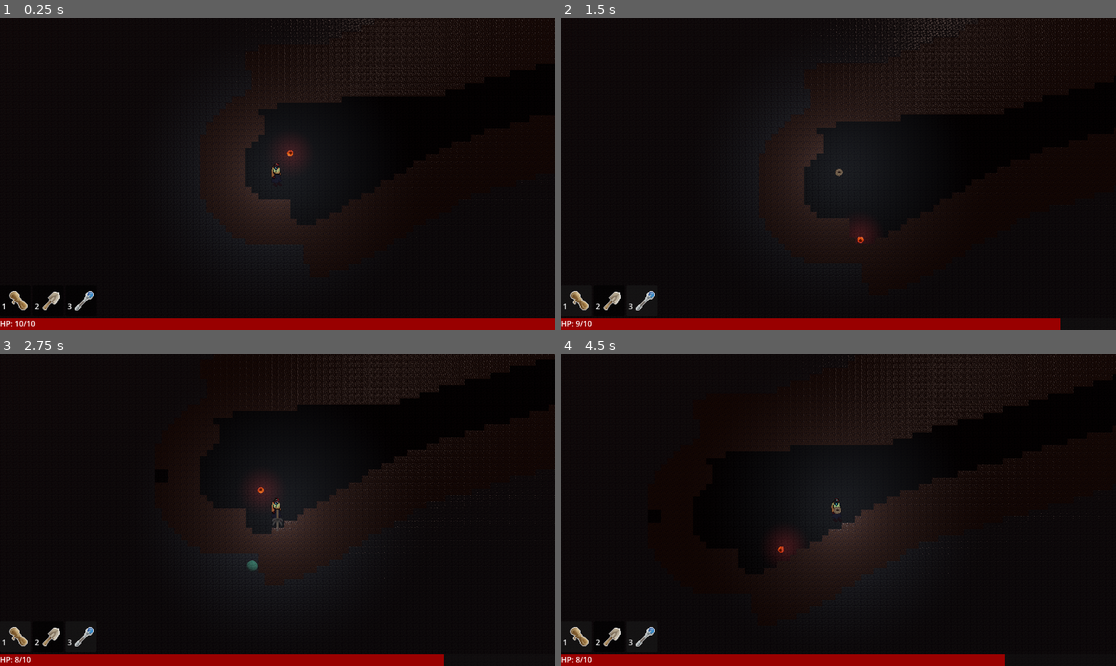
Above: before the commit, frames 1-4 (two rows, left to right).
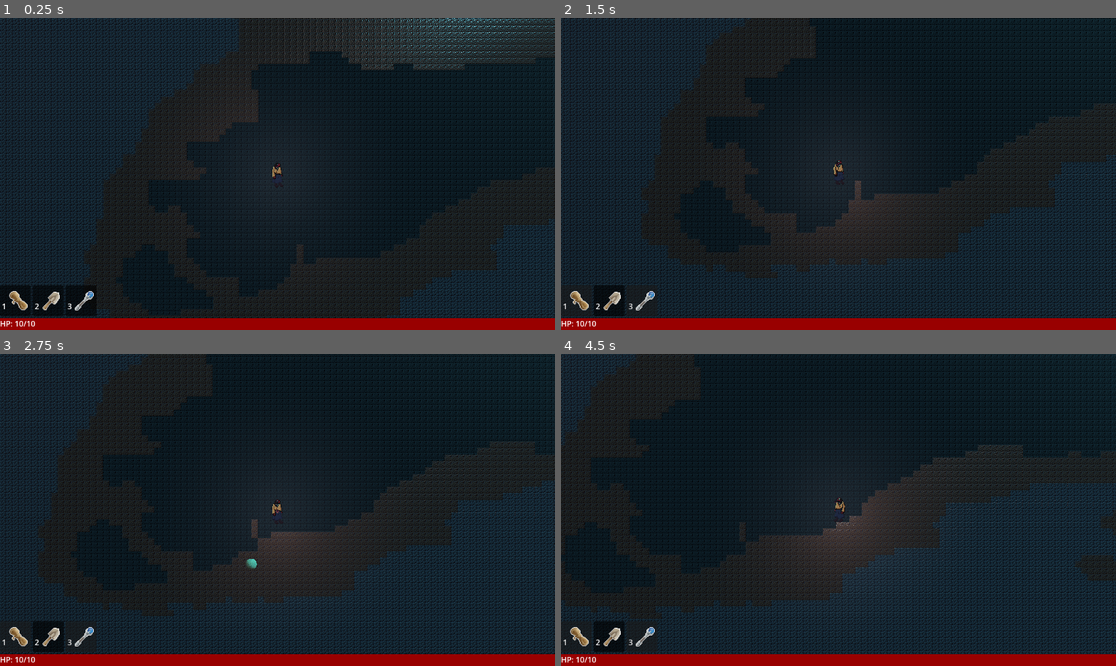
Above: after the commit, the same moments.

Repository: thesage1014/PJ2023-ave
Game: Godot game, scene res://scenes/GameWorld.tscn
The game is run twice, just before and just after one commit, with the same random seed, the same clock (stepped at 60 frames per second) and the same inputs.
Inputs (mouse positions are in pixels of both pictures, inside the frame that each line leads up to):
- Up to frame 1 (0.25 s): no input
- Up to frame 2 (1.5 s): click "2" at 0.5 s; tap Enter (ui_accept) at 1.25 s; move the mouse to (960, 158) at 1.27 s; hold Right (ui_right) from 1.28 s (still down); tap 1 (1) at 1.35 s; click (960, 158) at 1.42 s
- Up to frame 3 (2.75 s): tap Enter (ui_accept) at 1.52 s; tap 2 (2) at 1.55 s; release Right (ui_right) at 2 s; drag from (166, 525) to (249, 572) at 2.02 s
- Up to frame 4 (4.5 s): move the mouse to (894, 441) at 2.77 s; press the mouse at (894, 441) at 2.78 s; hold Right (ui_right) 2.78-3.5 s; tap 3 (3) at 2.85 s; release the mouse at (894, 441) at 3.5 s; drag from (810, 572) to (672, 463) at 3.52 s; move the mouse to (1005, 556) at 4.27 s; hold Left (ui_left) from 4.28 s (still down); tap 1 (1) at 4.35 s; click (1005, 556) at 4.42 s

The runs differ from the first frame. In frame 1, 53% of the frame differs, in the area x 0-100%, y 0-97%; in frame 2, 56%; in frame 3, 56%; in frame 4, 59%, in the area x 0-100%, y 0-100%.

Commit message:
world gen resizable

Diff:
--- /dev/null
+++ b/graphics/alpha.tres
@@ -0,0 +1,4 @@
+[gd_resource type="CanvasItemMaterial" format=3 uid="uid://bxnqbo2a5ctlt"]
+
+[resource]
+light_mode = 1
--- /dev/null
+++ b/graphics/default_vignette.tres
@@ -0,0 +1,6 @@
+[gd_resource type="Gradient" format=3 uid="uid://boxm721py81uu"]
+
+[resource]
+interpolation_mode = 2
+offsets = PackedFloat32Array(0.584416, 0.850649, 1)
+colors = PackedColorArray(0, 0, 0, 1, 0.840553, 0.840553, 0.840553, 1, 1, 1, 1, 1)
--- /dev/null
+++ b/graphics/jumbo_vignette.tres
@@ -0,0 +1,6 @@
+[gd_resource type="Gradient" format=3 uid="uid://ddrv3cx82eset"]
+
+[resource]
+interpolation_mode = 2
+offsets = PackedFloat32Array(0.837662, 0.928571, 1)
+colors = PackedColorArray(0, 0, 0, 1, 0.840553, 0.840553, 0.840553, 1, 1, 1, 1, 1)
--- a/graphics/noisebase.tres
+++ b/graphics/noisebase.tres
@@ -1,3 +1,13 @@
 [gd_resource type="FastNoiseLite" format=3 uid="uid://7ga8yhnc2kgd"]
 
 [resource]
+noise_type = 0
+frequency = 0.02
+fractal_type = 3
+fractal_ping_pong_strength = 0.74
+domain_warp_amplitude = 14.535
+domain_warp_frequency = 0.01
+domain_warp_fractal_type = 2
+domain_warp_fractal_octaves = 4
+domain_warp_fractal_lacunarity = 2.26
+domain_warp_fractal_gain = 1.055
--- a/scenes/Enemy.tscn
+++ b/scenes/Enemy.tscn
@@ -20,6 +20,7 @@
 radius = 15.0
 
 [node name="Enemy" type="RigidBody3D"]
+collision_layer = 0
 input_ray_pickable = false
 axis_lock_linear_z = true
 axis_lock_angular_x = true
--- a/scenes/GameWorld.tscn
+++ b/scenes/GameWorld.tscn
@@ -27,6 +27,18 @@
 radius = 2.0
 height = 4.0
 
+[sub_resource type="Gradient" id="Gradient_nb6t6"]
+interpolation_mode = 2
+offsets = PackedFloat32Array(0, 0.266234, 0.694805, 1)
+colors = PackedColorArray(0, 0, 0, 1, 0.347817, 0.347817, 0.347817, 1, 0.720467, 0.720468, 0.720467, 1, 1, 1, 1, 1)
+
+[sub_resource type="GradientTexture2D" id="GradientTexture2D_0jug6"]
+resource_local_to_scene = true
+gradient = SubResource("Gradient_nb6t6")
+fill = 1
+fill_from = Vector2(0.5, 0.5)
+fill_to = Vector2(1, 0.5)
+
 [sub_resource type="ProceduralSkyMaterial" id="ProceduralSkyMaterial_jgg6a"]
 sky_top_color = Color(0.172549, 0.0862745, 0.027451, 1)
 sky_horizon_color = Color(0.12549, 0.0588235, 0.0156863, 1)
@@ -84,6 +96,9 @@
 
 [node name="MapBuilder" parent="." instance=ExtResource("1_677ns")]
 
+[node name="centerOpener" parent="MapBuilder/SubViewport/Control" index="2"]
+texture = SubResource("GradientTexture2D_0jug6")
+
 [node name="Camera3D" type="Camera3D" parent="." node_paths=PackedStringArray("target")]
 transform = Transform3D(1, 0, 0, 0, 1, 0, 0, 0, 1, 0, 0.32, 32)
 current = true
@@ -164,13 +179,13 @@
 text = "You're doing great"
 
 [node name="Preview" type="TextureRect" parent="UI/VBoxContainer/HBoxContainer"]
-visible = false
 show_behind_parent = true
 top_level = true
 custom_minimum_size = Vector2(250, 250)
 layout_mode = 2
 texture = SubResource("CanvasTexture_tt7rd")
 expand_mode = 1
+flip_v = true
 
 [node name="Buttons" type="GridContainer" parent="UI/VBoxContainer"]
 layout_mode = 2
--- a/scenes/Grappler.tscn
+++ b/scenes/Grappler.tscn
@@ -1,26 +1,24 @@
-[gd_scene load_steps=9 format=3 uid="uid://sbxbmaqarint"]
+[gd_scene load_steps=8 format=3 uid="uid://sbxbmaqarint"]
 
-[ext_resource type="Texture2D" uid="uid://cjhilssr8kdps" path="res://graphics/grappler.png" id="1_0en02"]
 [ext_resource type="Script" path="res://scripts/Grappler.gd" id="1_31wm0"]
-[ext_resource type="Texture2D" uid="uid://d17vc23awh0ja" path="res://graphics/rope.png" id="3_jysey"]
+[ext_resource type="Texture2D" uid="uid://d4gn05e3g7cjn" path="res://graphics/tongue_tip.png" id="2_om5tt"]
 
 [sub_resource type="StandardMaterial3D" id="StandardMaterial3D_7wkkd"]
 transparency = 1
-albedo_texture = ExtResource("1_0en02")
+albedo_texture = ExtResource("2_om5tt")
 
 [sub_resource type="QuadMesh" id="QuadMesh_6sskv"]
 material = SubResource("StandardMaterial3D_7wkkd")
-size = Vector2(2, 2)
 
 [sub_resource type="CylinderShape3D" id="CylinderShape3D_dnvqg"]
-height = 1.0
-radius = 0.83714
+height = 1.395
+radius = 0.537
 
-[sub_resource type="StandardMaterial3D" id="StandardMaterial3D_ex6ge"]
-albedo_texture = ExtResource("3_jysey")
+[sub_resource type="StandardMaterial3D" id="StandardMaterial3D_xgllu"]
+albedo_color = Color(0.270588, 0.105882, 0.113725, 1)
 
 [sub_resource type="QuadMesh" id="QuadMesh_dxdrv"]
-material = SubResource("StandardMaterial3D_ex6ge")
+material = SubResource("StandardMaterial3D_xgllu")
 size = Vector2(0.3, 1)
 
 [node name="Grappler" type="RigidBody3D"]
@@ -37,15 +35,15 @@
 script = ExtResource("1_31wm0")
 
 [node name="Mesh" type="MeshInstance3D" parent="."]
-transform = Transform3D(1, 0, 0, 0, 1, 0, 0, 0, 1, 0, 0.815269, 1.43068)
+transform = Transform3D(0.600554, 0, 0, 0, 0.607223, 0, 0, 0, 1, 0, 0, 0.5)
 mesh = SubResource("QuadMesh_6sskv")
 
 [node name="CollisionShape3D" type="CollisionShape3D" parent="."]
-transform = Transform3D(1, 0, 0, 0, -4.37114e-08, -1, 0, 1, -4.37114e-08, -0.0132301, 1.13091, 0)
+transform = Transform3D(1, 0, 0, 0, -4.37114e-08, -1, 0, 1, -4.37114e-08, 0, 0, 0)
 shape = SubResource("CylinderShape3D_dnvqg")
 
 [node name="RopeMesh" type="MeshInstance3D" parent="."]
-transform = Transform3D(1, 0, 0, 0, 1, 0, 0, 0, 1, 0, 0, 1.43068)
+transform = Transform3D(1, 0, 0, 0, 1, 0, 0, 0, 1, 0, 0, 0.501242)
 mesh = SubResource("QuadMesh_dxdrv")
 
 [connection signal="body_entered" from="." to="." method="_on_body_entered"]
--- a/scenes/Player.tscn
+++ b/scenes/Player.tscn
@@ -1,9 +1,9 @@
 [gd_scene load_steps=11 format=3 uid="uid://cyh3yf1kavtqb"]
 
 [ext_resource type="Script" path="res://scripts/Player.gd" id="1_ocak7"]
-[ext_resource type="Texture2D" uid="uid://d17vc23awh0ja" path="res://graphics/rope.png" id="2_b43yh"]
 [ext_resource type="Texture2D" uid="uid://d0kmj7onmugua" path="res://graphics/liz.png" id="2_c7f4p"]
 [ext_resource type="Texture2D" uid="uid://d34v6i5p3w8gd" path="res://graphics/liz_normal.png" id="3_enb5w"]
+[ext_resource type="Texture2D" uid="uid://d4gn05e3g7cjn" path="res://graphics/tongue_tip.png" id="4_du5ew"]
 
 [sub_resource type="StandardMaterial3D" id="StandardMaterial3D_ko8jc"]
 transparency = 1
@@ -19,12 +19,12 @@
 [sub_resource type="BoxShape3D" id="BoxShape3D_llr7x"]
 size = Vector3(3, 3, 2)
 
-[sub_resource type="CapsuleShape3D" id="CapsuleShape3D_rx0ja"]
-radius = 2.0
-height = 4.0
+[sub_resource type="CapsuleShape3D" id="CapsuleShape3D_i5ffh"]
+radius = 1.1
+height = 3.8
 
 [sub_resource type="StandardMaterial3D" id="StandardMaterial3D_me5ku"]
-albedo_texture = ExtResource("2_b43yh")
+albedo_texture = ExtResource("4_du5ew")
 uv1_scale = Vector3(0.15, 0.15, 0.15)
 uv1_offset = Vector3(0.5, 0.5, 0.5)
 uv1_triplanar = true
@@ -35,15 +35,16 @@
 radial_segments = 16
 rings = 1
 
-[node name="Player" type="CharacterBody3D"]
+[node name="Player" type="CharacterBody3D" node_paths=PackedStringArray("mouth")]
 input_ray_pickable = false
 floor_constant_speed = true
 floor_max_angle = 1.58825
 floor_snap_length = 0.5
 script = ExtResource("1_ocak7")
+mouth = NodePath("Mouth")
 
 [node name="Mesh" type="MeshInstance3D" parent="."]
-transform = Transform3D(1, 0, 0, 0, 1, 0, 0, 0, 1, 0, 0, -1.03497)
+transform = Transform3D(1, 0, 0, 0, 1, 0, 0, 0, 1, 0.150206, 0, 0.0577435)
 layers = 3
 mesh = SubResource("QuadMesh_rj0fp")
 
@@ -54,11 +55,10 @@
 disabled = true
 
 [node name="CollisionShape3D2" type="CollisionShape3D" parent="."]
-shape = SubResource("CapsuleShape3D_rx0ja")
+shape = SubResource("CapsuleShape3D_i5ffh")
 
 [node name="RopeMesh" type="MeshInstance3D" parent="."]
-transform = Transform3D(1, 0, 0, 0, -4.37114e-08, -1, 0, 1, -4.37114e-08, 0, 0, 2.1443)
-visible = false
+transform = Transform3D(0.36, 0, 0, 0, -1.57361e-08, -0.36, 0, 0.36, -1.57361e-08, -0.254067, 1.29066, 0.265941)
 layers = 2
 mesh = SubResource("CylinderMesh_vibp0")
 
@@ -67,3 +67,6 @@
 light_color = Color(0.160784, 0.984314, 1, 1)
 light_energy = 0.42
 omni_range = 1.013
+
+[node name="Mouth" type="Node3D" parent="."]
+transform = Transform3D(1, 0, 0, 0, 1, 0, 0, 0, 1, 0.300411, 1.40192, 0)
--- a/scenes/map_builder.tscn
+++ b/scenes/map_builder.tscn
@@ -1,37 +1,47 @@
-[gd_scene load_steps=19 format=3 uid="uid://cc24ri8n7xvoc"]
+[gd_scene load_steps=23 format=3 uid="uid://cc24ri8n7xvoc"]
 
 [ext_resource type="Script" path="res://scripts/MapBuilder.gd" id="1_1vfao"]
 [ext_resource type="MeshLibrary" uid="uid://ftt25vrnopyd" path="res://models/gridMapTiles.tres" id="2_pwytv"]
 [ext_resource type="FastNoiseLite" uid="uid://7ga8yhnc2kgd" path="res://graphics/noisebase.tres" id="3_bpcyi"]
 [ext_resource type="Material" uid="uid://dt3c78grio1lj" path="res://graphics/add.tres" id="3_iwryc"]
+[ext_resource type="Gradient" uid="uid://ddrv3cx82eset" path="res://graphics/jumbo_vignette.tres" id="4_1tjm7"]
+[ext_resource type="Material" uid="uid://bsypapet4r4jl" path="res://graphics/multiply.tres" id="4_eei50"]
+[ext_resource type="Texture2D" uid="uid://fkgxk6amysbf" path="res://graphics/bridge_arc.png" id="4_fcgvd"]
+[ext_resource type="Material" uid="uid://bxnqbo2a5ctlt" path="res://graphics/alpha.tres" id="5_ee8yb"]
 [ext_resource type="PackedScene" uid="uid://bvqphdimvymju" path="res://scenes/Exit.tscn" id="5_vw4ej"]
-[ext_resource type="PackedScene" uid="uid://cejwpvulelpy3" path="res://scenes/Enemy.tscn" id="6_t08i1"]
+[ext_resource type="Texture2D" uid="uid://cab4kilovj4iq" path="res://graphics/ground_normal.png" id="9_k5wju"]
 
 [sub_resource type="NoiseTexture2D" id="NoiseTexture2D_uk25g"]
+height = 1024
 generate_mipmaps = false
 noise = ExtResource("3_bpcyi")
 
-[sub_resource type="Gradient" id="Gradient_lktm6"]
-interpolation_mode = 2
-offsets = PackedFloat32Array(0.584416, 0.850649, 1)
-colors = PackedColorArray(0, 0, 0, 1, 0.840553, 0.840553, 0.840553, 1, 1, 1, 1, 1)
-
 [sub_resource type="GradientTexture2D" id="GradientTexture2D_puocy"]
-gradient = SubResource("Gradient_lktm6")
+gradient = ExtResource("4_1tjm7")
 fill = 2
 fill_from = Vector2(0.5, 0.5)
 
+[sub_resource type="Gradient" id="Gradient_nb6t6"]
+interpolation_mode = 2
+offsets = PackedFloat32Array(0, 0.266234, 0.694805, 1)
+colors = PackedColorArray(0, 0, 0, 1, 0.347817, 0.347817, 0.347817, 1, 0.720467, 0.720468, 0.720467, 1, 1, 1, 1, 1)
+
+[sub_resource type="GradientTexture2D" id="GradientTexture2D_ouqck"]
+resource_local_to_scene = true
+gradient = SubResource("Gradient_nb6t6")
+fill = 1
+fill_from = Vector2(0.5, 0.5)
+fill_to = Vector2(1, 0.5)
+
 [sub_resource type="CompressedTexture2D" id="CompressedTexture2D_4yrtk"]
-load_path = "res://.godot/imported/rock.png-549029607f28d12fb9bc48ede2f84117.ctex"
-
-[sub_resource type="CompressedTexture2D" id="CompressedTexture2D_1fo2r"]
 load_path = "res://.godot/imported/rock.png-549029607f28d12fb9bc48ede2f84117.ctex"
 
 [sub_resource type="StandardMaterial3D" id="StandardMaterial3D_l2h1s"]
 albedo_color = Color(0.603922, 0.603922, 0.603922, 1)
 albedo_texture = SubResource("CompressedTexture2D_4yrtk")
 normal_enabled = true
-normal_texture = SubResource("CompressedTexture2D_1fo2r")
+normal_scale = 0.55
+normal_texture = ExtResource("9_k5wju")
 uv1_triplanar = true
 
 [sub_resource type="QuadMesh" id="QuadMesh_v0a50"]
@@ -61,7 +71,7 @@
 [node name="MapBuilder" type="Node3D" node_paths=PackedStringArray("noiseViewport", "gridMap")]
 script = ExtResource("1_1vfao")
 noiseViewport = NodePath("SubViewport")
-gridMap = NodePath("MapBuilder/GridMap")
+gridMap = NodePath("World/GridMap")
 
 [node name="SubViewport" type="SubViewport" parent="."]
 render_target_clear_mode = 1
@@ -94,42 +104,78 @@
 grow_horizontal = 2
 grow_vertical = 2
 texture = SubResource("GradientTexture2D_puocy")
-expand_mode = 4
+expand_mode = 1
 
-[node name="MapBuilder" type="Node3D" parent="."]
+[node name="centerOpener" type="TextureRect" parent="SubViewport/Control"]
+visible = false
+material = ExtResource("4_eei50")
+layout_mode = 0
+offset_left = 256.0
+offset_top = 256.0
+offset_right = 256.0
+offset_bottom = 256.0
+scale = Vector2(8, 8)
+texture = SubResource("GradientTexture2D_ouqck")
+expand_mode = 1
+stretch_mode = 3
 
-[node name="GridMap" type="GridMap" parent="MapBuilder"]
+[node name="bridge" type="TextureRect" parent="SubViewport/Control"]
+visible = false
+z_index = 3
+material = ExtResource("5_ee8yb")
+layout_mode = 1
+anchors_preset = 15
+anchor_right = 1.0
+anchor_bottom = 1.0
+grow_horizontal = 2
+grow_vertical = 2
+texture = ExtResource("4_fcgvd")
+expand_mode = 1
+flip_v = true
+
+[node name="World" type="Node3D" parent="."]
+
+[node name="GridMap" type="GridMap" parent="World"]
 mesh_library = ExtResource("2_pwytv")
 cell_size = Vector3(1, 1, 1)
 collision_layer = 3
 collision_mask = 3
 
-[node name="Camera3D" type="Camera3D" parent="MapBuilder"]
+[node name="Camera3D" type="Camera3D" parent="World"]
 transform = Transform3D(1, 0, 0, 0, 1, 0, 0, 0, 1, 256, 256, 350)
 
-[node name="BACKGROUND" type="MeshInstance3D" parent="MapBuilder"]
+[node name="BACKGROUND" type="MeshInstance3D" parent="World"]
 transform = Transform3D(1, 0, 0, 0, 1, 0, 0, 0, 1, 256, 256, -2)
 mesh = SubResource("QuadMesh_v0a50")
 skeleton = NodePath("../OOB")
 
-[node name="OOB" type="MeshInstance3D" parent="MapBuilder"]
+[node name="OOB" type="MeshInstance3D" parent="World"]
 transform = Transform3D(1, 0, 0, 0, 1, 0, 0, 0, 1, -256, 256, 0)
+visible = false
 mesh = SubResource("QuadMesh_6u1dc")
 
-[node name="OOB2" type="MeshInstance3D" parent="MapBuilder"]
+[node name="OOB2" type="MeshInstance3D" parent="World"]
 transform = Transform3D(1, 0, 0, 0, 1, 0, 0, 0, 1, 768, 256, 0)
+visible = false
 mesh = SubResource("QuadMesh_6u1dc")
 
-[node name="OOB3" type="MeshInstance3D" parent="MapBuilder"]
+[node name="OOB3" type="MeshInstance3D" parent="World"]
 transform = Transform3D(1, 0, 0, 0, 1, 0, 0, 0, 1, 256, -256, 0)
+visible = false
 mesh = SubResource("QuadMesh_f7myi")
 
-[node name="OOB4" type="MeshInstance3D" parent="MapBuilder"]
+[node name="OOB4" type="MeshInstance3D" parent="World"]
 transform = Transform3D(1, 0, 0, 0, 1, 0, 0, 0, 1, 256, 768, 0)
+visible = false
 mesh = SubResource("QuadMesh_f7myi")
+
+[node name="templeLight" type="OmniLight3D" parent="World"]
+transform = Transform3D(0.962099, -0.0832458, 0.259684, -0.121145, 0.722671, 0.680493, -0.244314, -0.686161, 0.685196, 512, 512, 150)
+layers = 3
+light_color = Color(0.462745, 0.901961, 1, 1)
+light_energy = 20.0
+omni_range = 1024.0
+omni_attenuation = 0.554785
 
 [node name="Exit" parent="." instance=ExtResource("5_vw4ej")]
 transform = Transform3D(1, 0, 0, 0, 1, 0, 0, 0, 1, 448, 448, 0)
-
-[node name="Enemy" parent="." instance=ExtResource("6_t08i1")]
-transform = Transform3D(1, 0, 0, 0, 1, 0, 0, 0, 1, 66.0024, 66.6185, 0)
--- a/scripts/Grappler.gd
+++ b/scripts/Grappler.gd
@@ -7,7 +7,7 @@
 
 # Called every frame. 'delta' is the elapsed time since the previous frame.
 func _physics_process(delta):
-	var pp = Singleton.player.global_position
+	var pp = Singleton.player.mouth.global_position
 	var diff = global_position - pp
 	$RopeMesh.scale.y = diff.length()
 	$RopeMesh.rotation.z = Vector2(-diff.x,-diff.y).angle()+PI*.5
--- a/scripts/MapBuilder.gd
+++ b/scripts/MapBuilder.gd
@@ -1,17 +1,24 @@
 class_name MapBuilder extends Node3D
 @export var noiseViewport:SubViewport
 @export var gridMap:GridMap
+@export var mapSize = Vector2i(512,512)
 var lineScene = preload("res://scenes/line_2d.tscn")
 var blobScene = preload("res://scenes/blob.tscn")
 var powerupScene = preload("res://scenes/Powerup.tscn")
 var enemyScene = preload("res://scenes/Enemy.tscn")
-var mapSize = Vector2i(512,512)
 var _generated = false
 var _last_generated_time = 0
+
 func _enter_tree():
 	load("res://graphics/noisebase.tres").seed = randi()
 
 func _ready():
+	($World/BACKGROUND.mesh as QuadMesh).size = Vector2(mapSize.x+50,mapSize.y+50)
+	$World/BACKGROUND.global_position = Vector3(mapSize.x/2,mapSize.y/2,-2)
+	$SubViewport/Control/centerOpener.position = Vector2(mapSize/2)
+	$SubViewport/Control/centerOpener.scale = Vector2(mapSize/64)
+	noiseViewport.size = mapSize
+	(noiseViewport.get_node("Control/noise").texture.noise as FastNoiseLite).frequency = .01 * (max(mapSize.x,mapSize.y) / 512)
 	_place_lines()
 
 func _process(_delta):
@@ -33,7 +40,8 @@
 
 func _place_lines():
 
-	var numDests = 24
+	var numDests = pow((mapSize.x + mapSize.y)*.005,2)
+	print(numDests)
 	var points:Array[Vector2] = []
 	var margin = 64
 	points.append(Vector2(margin,margin))
--- a/scripts/Player.gd
+++ b/scripts/Player.gd
@@ -1,15 +1,15 @@
 class_name Player extends CharacterBody3D
 enum {GRAPPLER,DIRTMOVER,SAPPHIRE}
-
 @export var SPEED = 50.0
 @export var JUMP_VELOCITY = 30
 @export var fly_amount = 0 # 1 means fully flying
 @export var drag = .975
 @export var dirtMover:DirtMover
 @export var light:Light3D
+@export var mouth:Node3D
 var gravity = 40
 var grapplerScene = preload("res://scenes/Grappler.tscn")
-var grappleCharge = 0.0
+var clickCharge = 0.0
 var _active_grappler:RigidBody3D
 var grappler_grappled = false
 var gear:set = set_gear, get = get_gear
@@ -17,7 +17,7 @@
 var light_radius = 25.0
 var health = 10.0
 var max_health = 10.0
-var multi_jumps = 1
+var multi_jumps = 100
 var recent_jumps = 0
 var invincible:set=_set_invincible,get=_get_invincible
 var _invincible = false
@@ -43,14 +43,18 @@
 				$RopeMesh.visible = true
 				if $RopeMesh.mesh.top_radius < 1.8:
 					$RopeMesh.mesh.top_radius += delta*.7
-					grappleCharge += delta
+					clickCharge += delta
 		elif gear == DIRTMOVER:
 			pass
+
+	if Input.is_action_just_pressed("ui_left"):
+		$Mesh.scale = Vector3(-1,1,1)
+	if Input.is_action_just_pressed("ui_right"):
+		$Mesh.scale = Vector3(1,1,1)
 	var lr_control = 1
 	if not is_on_floor():
 		lr_control = .5
 	# Add the gravity.
-
 	# Get the input direction and handle the movement/deceleration.
 	# As good practice, you should replace UI actions with custom gameplay actions.
 	var input_dir = Input.get_vector("ui_left", "ui_right", "ui_up", "ui_down")
@@ -97,8 +101,8 @@
 	get_parent().add_child(newGrappler)
 	newGrappler.global_position = global_position
 	var dir = get_viewport().get_mouse_position() - get_viewport().size/2.0
-	newGrappler.apply_central_impulse(Vector3(dir.x,-dir.y,0)*grappleCharge*.1 + velocity)
-	grappleCharge = 0
+	newGrappler.apply_central_impulse(Vector3(dir.x,-dir.y,0)*clickCharge*.1 + velocity)
+	clickCharge = 0
 	_active_grappler = newGrappler
 
 func on_grappler_grappled():
Binary file added: graphics/bridge_arc.png
Not shown, added: graphics/bridge_arc.png.import
Binary file added: graphics/tongue_tip.png
Not shown, added: graphics/tongue_tip.png.import
Not shown: 2 places in scenes/GameWorld.tscn that only renumber resources
Not shown, added: graphics/bridge_arc.psd
